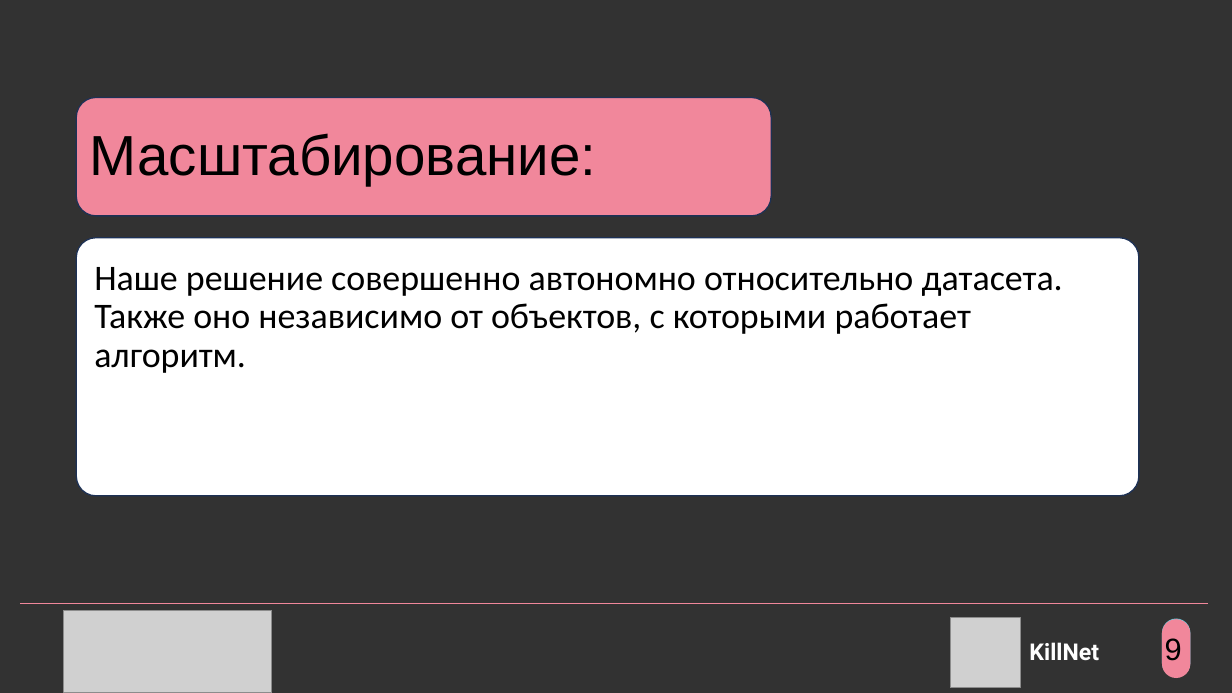
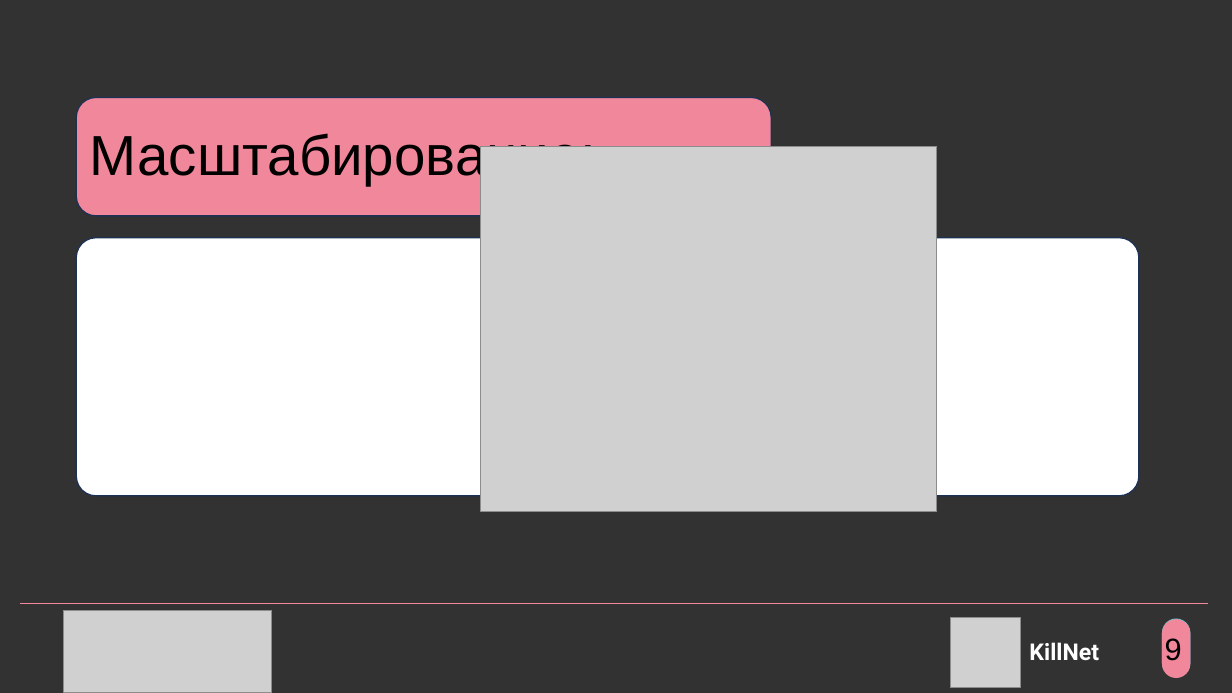
Before and after one commit to akiko23/killnet, a slide deck: slide 10 of hakaton.pptx (slide 9 before the commit). Drawn at 1232x693 pixels with LibreOffice and Linux fonts; fonts in the diff are those of the drawing; grey boxes stand for pictures. Boxes give left, top, right and bottom in pixels: in the first picture for what was removed or moved away, otherwise in the second. Text is boxed around its words. In the diff, an @@ line names an element or a change of style, - is before the commit and + after.

```diff
--- a/hakaton.pptx
+++ b/hakaton.pptx
@@ picture added at bbox=[481, 146, 937, 512] @@
@@ text removed at bbox=[94, 267, 1063, 373] @@
-Наше решение совершенно автономно относительно датасета. Также оно независимо от объектов, с которыми работает алгоритм.
```
Also in this commit, not shown: 2 other slides changed, 2 slides added, 1 slide removed.
